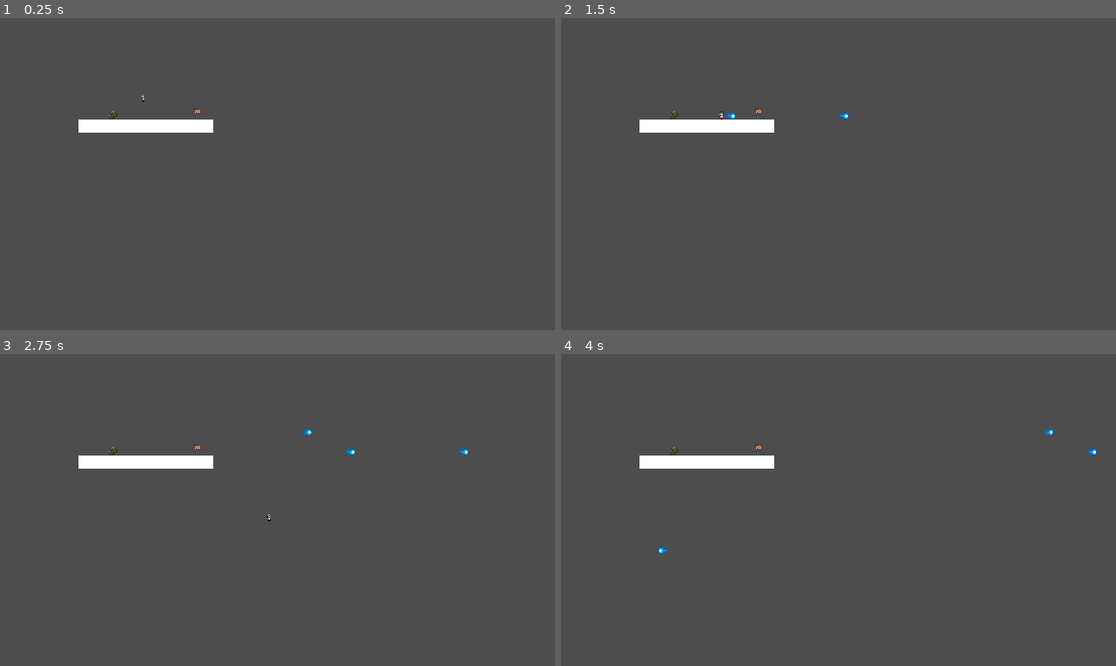
Above: before the commit, frames 1-4 (two rows, left to right).
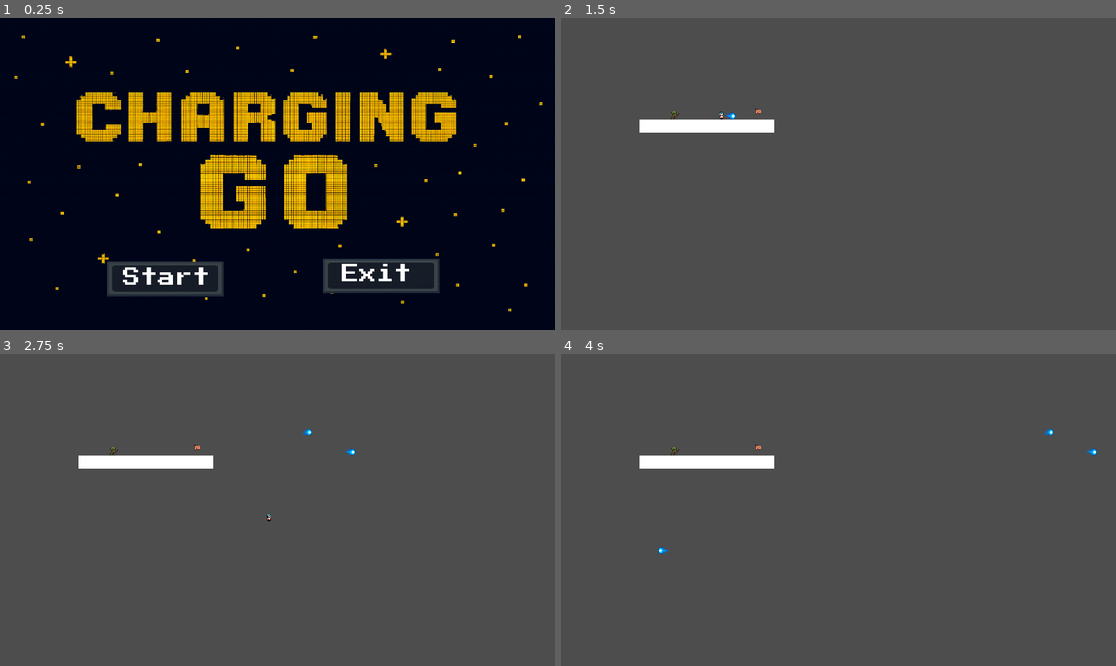
Above: after the commit, the same moments.

Repository: the-unmaintainables/Game_2D_CC_Godot
Game: Godot game, scene res://ui/title.tscn
Two runs of this game, one before a commit and one after it. Both use one fixed random seed, a clock stepped at 60 frames per second and the inputs below. Before the commit the project starts from res://Scene/Main.tscn.
Inputs (mouse positions are in pixels of both pictures, inside the frame that each line leads up to):
- Up to frame 1 (0.25 s): no input
- Up to frame 2 (1.5 s): click (727, 280) at 0.5 s, where only the run after the commit has a clickable "Start"; tap Enter (ui_accept) at 1.25 s; move the mouse to (960, 158) at 1.27 s; hold D (move_right) from 1.28 s (still down); click (960, 158) at 1.35 s
- Up to frame 3 (2.75 s): keep holding D (move_right); tap Space (jump) at 1.52, 2.27 s; move the mouse to (166, 525) at 2.02 s; click (166, 525) at 2.1 s
- Up to frame 4 (4 s): move the mouse to (894, 441) at 2.77 s; release D (move_right) at 2.78 s; hold A (move_left) 2.78-3.53 s; click (894, 441) at 2.85 s; move the mouse to (810, 572) at 3.52 s; hold D (move_right) from 3.53 s (still down); click (810, 572) at 3.6 s; tap Space (jump) at 3.77 s

The runs differ from the first frame. In frame 1, 99% of the frame differs, in the area x 0-100%, y 0-100%; in frame 2, less than 0.1%; in frame 3, less than 0.1%; in frame 4, nothing differs.

Commit message:
クリア画面の作成とスコア、タイムの記録

Diff:
--- a/Scene/Main.tscn
+++ b/Scene/Main.tscn
@@ -1,10 +1,11 @@
-[gd_scene load_steps=6 format=3 uid="uid://cejtco0rrx4bv"]
+[gd_scene load_steps=7 format=3 uid="uid://cejtco0rrx4bv"]
 
 [ext_resource type="PackedScene" uid="uid://bmbt5kjfdxknr" path="res://Character/player.tscn" id="1_xhtwi"]
 [ext_resource type="PackedScene" uid="uid://ctfi4qvycj36l" path="res://Item/ground.tscn" id="2_g6ejq"]
 [ext_resource type="PackedScene" uid="uid://duaqjjplldnyh" path="res://Character/enemy1.tscn" id="3_djkur"]
 [ext_resource type="PackedScene" uid="uid://bwcai6a1sg8w6" path="res://Item/chage_stage.tscn" id="4_h175a"]
-[ext_resource type="PackedScene" uid="uid://cywdjepab5vn5" path="res://ui/title.tscn" id="5_togfq"]
+[ext_resource type="PackedScene" uid="uid://cuihfddu15kv6" path="res://ui/clear.tscn" id="5_togfq"]
+[ext_resource type="Script" uid="uid://d1ybs0j0gq5vv" path="res://Script/timer.gd" id="6_aan6j"]
 
 [node name="Main" type="Node"]
 
@@ -21,3 +22,11 @@
 [node name="ChageStage" parent="." instance=ExtResource("4_h175a")]
 position = Vector2(682, 325)
 Next_Scene = ExtResource("5_togfq")
+
+[node name="Timer" type="Timer" parent="."]
+wait_time = 10.0
+one_shot = true
+autostart = true
+script = ExtResource("6_aan6j")
+
+[connection signal="timeout" from="Timer" to="Timer" method="_on_timeout"]
--- a/Script/chage_stage.gd
+++ b/Script/chage_stage.gd
@@ -15,4 +15,4 @@
 func _on_body_entered(body: Node2D) -> void:
 	if body.name == "Player":
 		SignalManager.stage_clear.emit()
-		get_tree().change_scene_to_packed(Next_Scene)
+		get_tree().change_scene_to_packed.call_deferred(Next_Scene)
--- /dev/null
+++ b/Script/clear.gd
@@ -0,0 +1,17 @@
+extends Node2D
+
+
+# Called when the node enters the scene tree for the first time.
+func _ready() -> void:
+	$CanvasLayer/TextureRect/TimeLabel.text = str(GameManager.stage_time)
+	$CanvasLayer/TextureRect/ScoreLabel.text = str(GameManager.stage_score)
+	pass # Replace with function body.
+
+
+# Called every frame. 'delta' is the elapsed time since the previous frame.
+func _process(delta: float) -> void:
+	pass
+
+
+func _on_title_button_pressed() -> void:
+	GameManager.load_title_scene()
--- a/Script/enemy_1.gd
+++ b/Script/enemy_1.gd
@@ -29,7 +29,7 @@
 func damage(amount):
 	hp -= amount
 	if hp <= 0:
-		SignalManager.player_miss.emit()
+		GameManager.stage_score += 1000
 		queue_free()
 
 # 当たり判定に触れたら
--- a/Script/player.gd
+++ b/Script/player.gd
@@ -10,9 +10,14 @@
 	var signal_manager = get_node("/root/SignalManager")
 
 	signal_manager.connect("player_miss", self._on_player_miss)
+	signal_manager.connect("player_timeout", self._on_player_timeout)
+
 
 func _on_player_miss():
 	print("Play miss")
+
+func _on_player_timeout():
+	print("Player timeout")
 
 func _physics_process(delta: float) -> void:
 	# 重力
--- /dev/null
+++ b/Script/timer.gd
@@ -0,0 +1,24 @@
+extends Timer
+
+
+# Called when the node enters the scene tree for the first time.
+func _ready() -> void:
+	var signal_manager = get_node("/root/SignalManager")
+
+	signal_manager.connect("stage_clear", self._on_player_clear)
+
+
+# Called every frame. 'delta' is the elapsed time since the previous frame.
+func _process(delta: float) -> void:
+	# タイマーの残り時間を取得
+	var remaining_time = int(time_left)
+	#print("残り時間: " + str(remaining_time))
+
+# ステージクリアした時のタイムを記録
+func _on_player_clear():
+	GameManager.stage_time = int(time_left)
+
+# タイマーが終了した時の処理
+func _on_timeout() -> void:
+	SignalManager.player_timeout.emit()
+	print("時間切れ")
--- a/Script/title.gd
+++ b/Script/title.gd
@@ -12,6 +12,7 @@
 
 # スタートボタンが押されたらステージ1へ移動
 func _on_start_button_pressed() -> void:
+	SignalManager.stage_start.emit()
 	GameManager.load_stage1_scene()
 
 func _on_exit_button_pressed() -> void:
--- a/Singletons/game_manager.gd
+++ b/Singletons/game_manager.gd
@@ -2,6 +2,20 @@
 
 const TITLE_SCENE = preload("res://ui/title.tscn")
 const STAGE1_SCENE = preload("res://Scene/Main.tscn")
+
+var stage_score
+var stage_time
+
+func _ready() -> void:
+	var signal_manager = get_node("/root/SignalManager")
+
+	signal_manager.connect("stage_start", self.variable_init)
+
+# スコアとタイムの初期化
+func variable_init():
+	print("変数の初期化")
+	stage_score = 0
+	stage_time = 0
 
 # タイトルへ移動
 func load_title_scene():
--- a/Singletons/signal_manager.gd
+++ b/Singletons/signal_manager.gd
@@ -1,4 +1,6 @@
 extends Node
 
 signal player_miss
+signal player_timeout
+signal stage_start
 signal stage_clear
--- a/Theme/theme1.tres
+++ b/Theme/theme1.tres
@@ -4,5 +4,5 @@
 
 [resource]
 default_font = ExtResource("1_utlex")
-Label/colors/font_color = Color(1, 1, 1, 1)
+Label/colors/font_color = Color(1, 0.8, 0.10980392, 1)
 Label/font_sizes/font_size = 64
--- a/project.godot
+++ b/project.godot
@@ -11,7 +11,7 @@
 [application]
 
 config/name="Game_2D_CC_Godot"
-run/main_scene="uid://cejtco0rrx4bv"
+run/main_scene="uid://cywdjepab5vn5"
 config/features=PackedStringArray("4.5", "GL Compatibility")
 config/icon="res://icon.svg"
 
--- /dev/null
+++ b/ui/clear.tscn
@@ -0,0 +1,90 @@
+[gd_scene load_steps=6 format=3 uid="uid://cuihfddu15kv6"]
+
+[ext_resource type="Script" uid="uid://dgtyi4qevt0lm" path="res://Script/clear.gd" id="1_tlx3i"]
+[ext_resource type="Texture2D" uid="uid://e2txm861lvlc" path="res://Sprite/S_Clear.png" id="2_tlx3i"]
+[ext_resource type="Texture2D" uid="uid://dnv6ep53hkx7" path="res://Sprite/S_Button1.png" id="3_xuvor"]
+[ext_resource type="Script" uid="uid://cqoq8ogtcbspm" path="res://Script/button.gd" id="4_s1f57"]
+[ext_resource type="Theme" uid="uid://b6yfl8n2aao2j" path="res://Theme/theme1.tres" id="5_s37jw"]
+
+[node name="Clear" type="Node2D"]
+script = ExtResource("1_tlx3i")
+metadata/_edit_group_ = true
+
+[node name="CanvasLayer" type="CanvasLayer" parent="."]
+
+[node name="TextureRect" type="TextureRect" parent="CanvasLayer"]
+anchors_preset = 15
+anchor_right = 1.0
+anchor_bottom = 1.0
+grow_horizontal = 2
+grow_vertical = 2
+texture = ExtResource("2_tlx3i")
+
+[node name="TimeLabel" type="Label" parent="CanvasLayer/TextureRect"]
+layout_mode = 0
+offset_left = 895.00006
+offset_top = 512.0
+offset_right = 1151.0
+offset_bottom = 576.0
+scale = Vector2(1.730735, 2.192841)
+theme = ExtResource("5_s37jw")
+theme_override_font_sizes/font_size = 50
+text = "99"
+horizontal_alignment = 2
+vertical_alignment = 1
+text_direction = 2
+
+[node name="ScoreLabel" type="Label" parent="CanvasLayer/TextureRect"]
+layout_mode = 0
+offset_left = 908.0
+offset_top = 728.0
+offset_right = 1143.0
+offset_bottom = 792.0
+scale = Vector2(1.8, 1.8)
+theme = ExtResource("5_s37jw")
+theme_override_font_sizes/font_size = 47
+text = "10000"
+horizontal_alignment = 2
+vertical_alignment = 1
+
+[node name="TileTexture" type="TextureRect" parent="CanvasLayer"]
+anchors_preset = 8
+anchor_left = 0.5
+anchor_top = 0.5
+anchor_right = 0.5
+anchor_bottom = 0.5
+offset_left = -285.0
+offset_top = 304.0
+offset_right = 1251.0
+offset_bottom = 1328.0
+grow_horizontal = 2
+grow_vertical = 2
+scale = Vector2(0.37051237, 0.25815007)
+texture = ExtResource("3_xuvor")
+
+[node name="TitleButton" type="Button" parent="CanvasLayer/TileTexture"]
+layout_mode = 1
+anchors_preset = 15
+anchor_right = 1.0
+anchor_bottom = 1.0
+offset_left = 223.90102
+offset_top = 289.76523
+offset_right = 223.901
+offset_bottom = 289.76526
+grow_horizontal = 2
+grow_vertical = 2
+scale = Vector2(0.7091894, 0.44424036)
+script = ExtResource("4_s1f57")
+
+[node name="Label" type="Label" parent="CanvasLayer/TileTexture/TitleButton"]
+layout_mode = 0
+offset_left = 209.4732
+offset_top = 158.6761
+offset_right = 529.4732
+offset_bottom = 222.67612
+scale = Vector2(3.5773537, 9.384577)
+theme = ExtResource("5_s37jw")
+theme_override_font_sizes/font_size = 64
+text = "Title"
+
+[connection signal="pressed" from="CanvasLayer/TileTexture/TitleButton" to="." method="_on_title_button_pressed"]
Not shown, added: Script/clear.gd.uid
Not shown, added: Script/timer.gd.uid
Binary file added: Sprite/S_Clear.png
Not shown, added: Sprite/S_Clear.png.import
